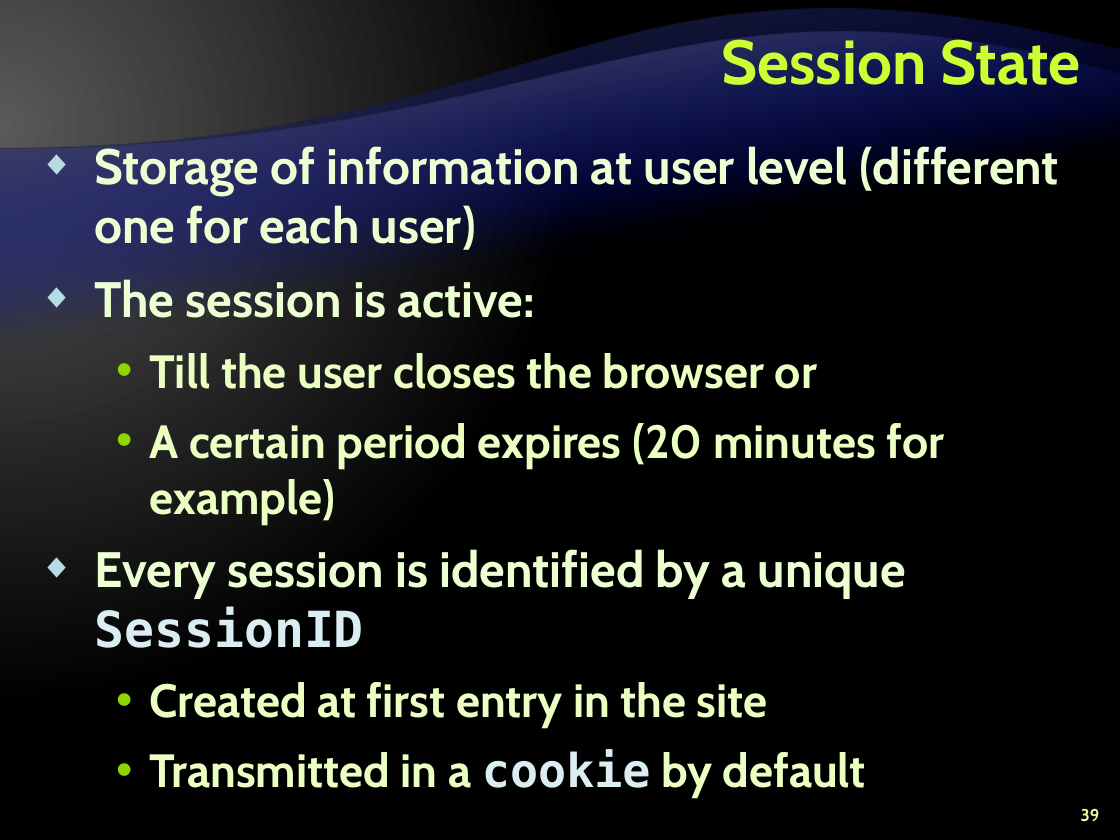
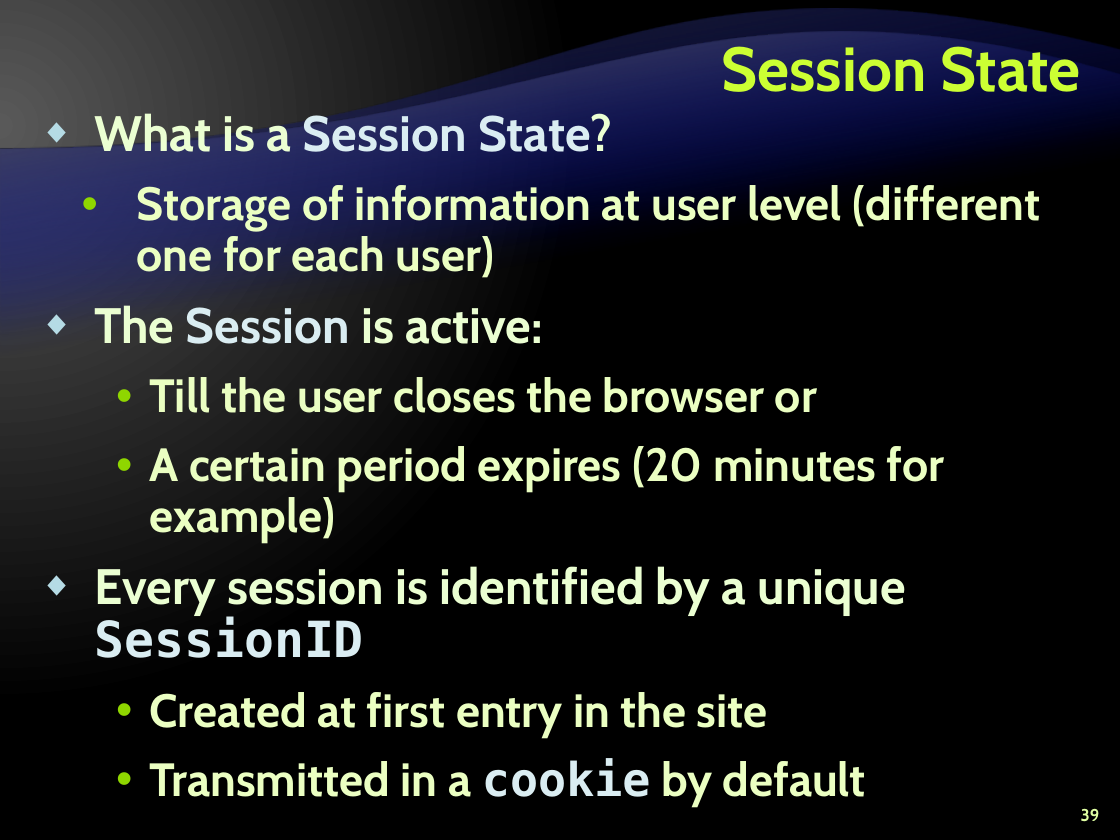
Before and after one commit to Graveheart/aspnetcourse, a slide deck: slide 39 of 2010/lectures/10. ASP.NET-State-Management.pptx. Drawn at 1120x840 pixels with LibreOffice and Linux fonts; fonts in the diff are those of the drawing; background and template pictures are left out. Boxes give left, top, right and bottom in pixels: in the first picture for what was removed or moved away, otherwise in the second. Text is boxed around its words. In the diff, an @@ line names an element or a change of style, - is before the commit and + after.

```diff
--- a/2010/lectures/10. ASP.NET-State-Management.pptx
+++ b/2010/lectures/10. ASP.NET-State-Management.pptx
@@ title "Session State" rewrapped from [722, 31, 1081, 85] to [303, 109, 613, 152] @@
@@ text "What is a Session State?": place and size @@
-text "What is a Session State?" at [94, 146, 1059, 799]
+text "What is a Session State?" at [94, 109, 1040, 808]
@@ text at [94, 109, 292, 152]: paragraph added @@
+◆ What is a Session State?
@@ text at [94, 185, 1040, 808]: size 32 to 30 pt, text colour #EBFFD2 to #EBFFC2 in "Storage of information at user level (different ..."; bullet ◆ to •; list level 1 to 2 in "Storage of information at user ..."; line spacing 1 to 0.9; bullet colour #B5DBE5 to #8FD600; more space between paragraphs @@
@@ text at [94, 305, 544, 344]: text changed @@
-◆ The session is active:
+◆ The Session is active:
```
Also in this commit, not shown: 10 other slides changed, 1 other file.
